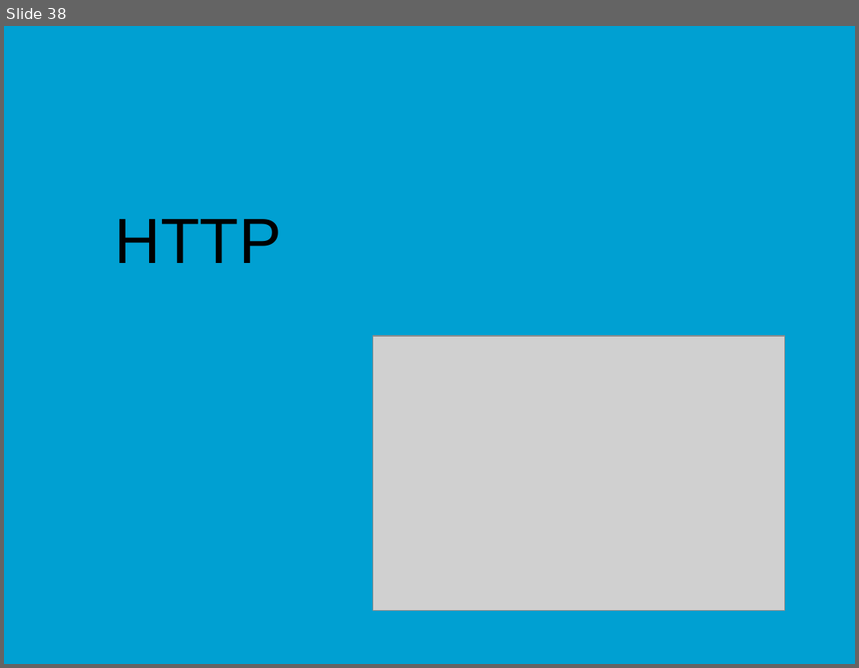
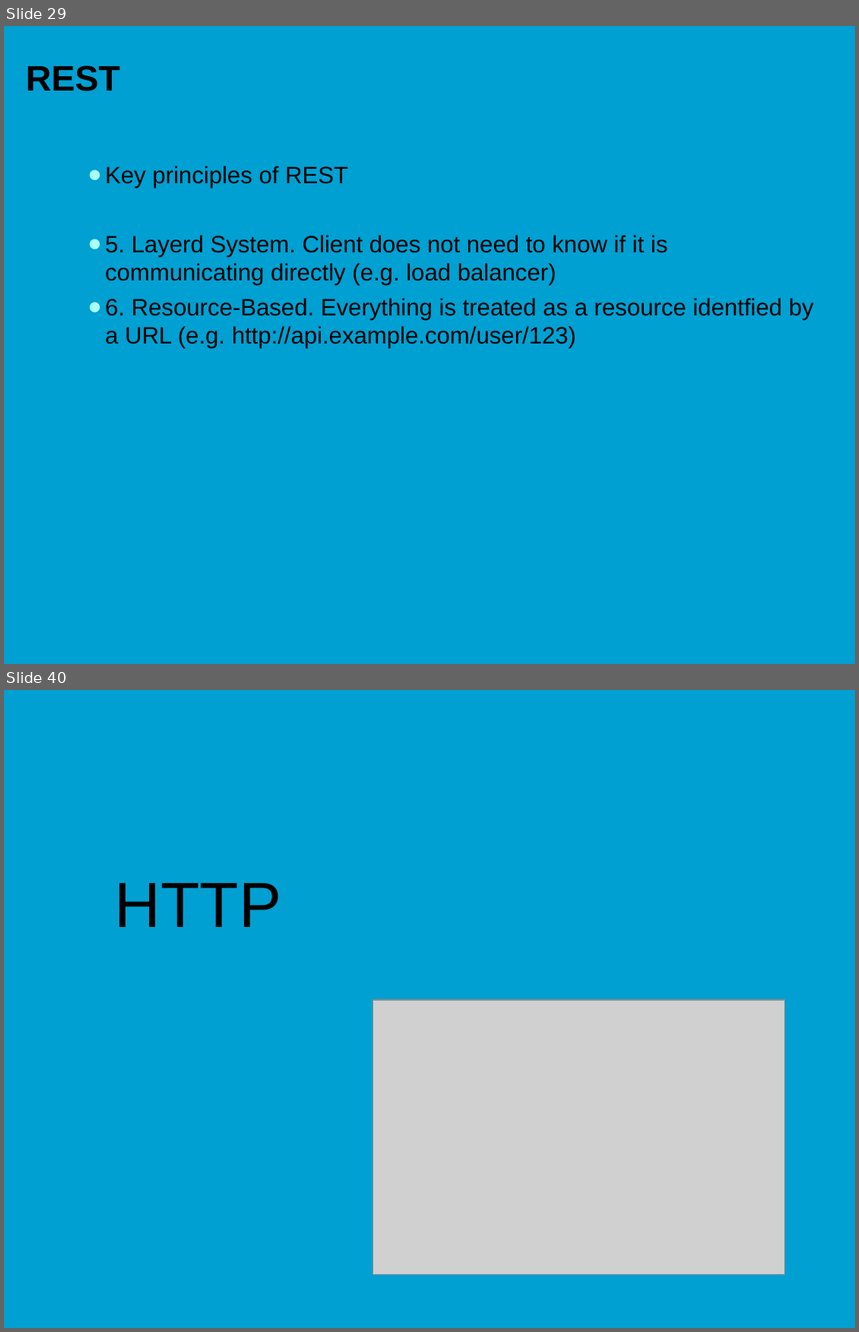
Before and after one commit to HU-TI-DEV/TI-S3, a slide deck: onderwijsmateriaal/presentaties/Communication_Protocols_v1.0.pptx. Shown one above the other, each under a label of ours: slide 38 before the commit, slides 29 and 40 after it; the slides between them are not shown. The pictures are 859x668 and 859x1332 pixels, drawn with LibreOffice and Linux fonts; fonts in the diff are those of the drawing; grey boxes stand for pictures; background and template pictures are left out. Boxes give left, top, right and bottom in pixels: in the first picture for what was removed or moved away, otherwise in the second. Text is boxed around its words. In the diff, an @@ line names an element or a change of style, - is before the commit and + after.

```diff
--- a/onderwijsmateriaal/presentaties/Communication_Protocols_v1.0.pptx
+++ b/onderwijsmateriaal/presentaties/Communication_Protocols_v1.0.pptx
@@ slide 29 added at [4,26,855,664], background picture (left out) @@
@@ title added at [26,66,120,91], 30 pt, text #000000, bold @@
+REST
@@ text added at [105,166,814,348], 20 pt, text #000000 @@
+  ● Key principles of REST
+  ● 5. Layerd System. Client does not need to know if it is communicating directly (e.g. load balancer)
+  ● 6. Resource-Based. Everything is treated as a resource identfied by a URL (e.g. http://api.example.com/user/123)
@@ what was slide 38 is now slide 40 @@
```
Also in this commit, not shown: 22 slides changed, 1 other slide added.
